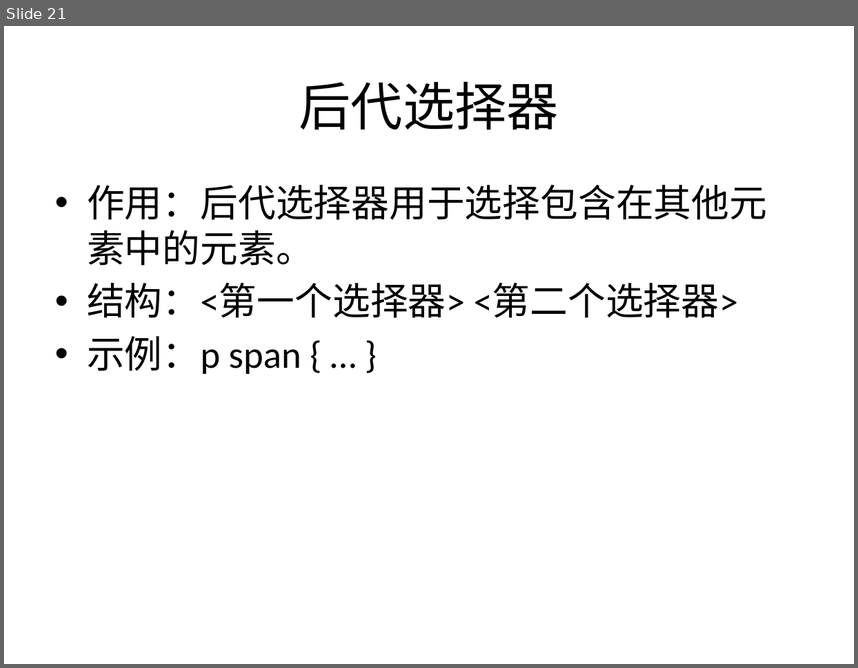
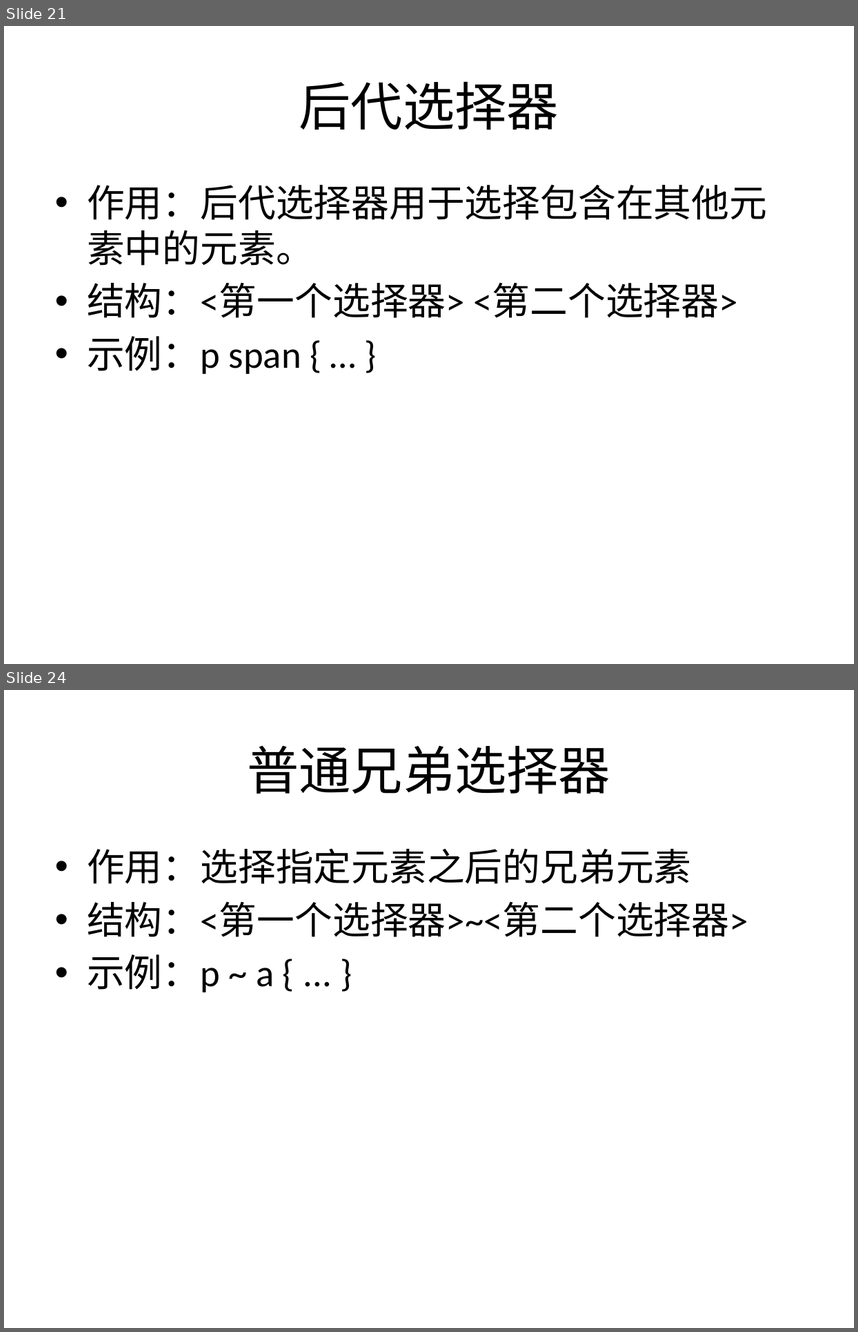
Before and after one commit to sans123wx/class, a slide deck: 网页设计与制作/课件/4/css选择器.pptx. Shown one above the other, each under a label of ours: slide 21 before the commit, slides 21 and 24 after it; the slides between them are not shown. The pictures are 858x668 and 858x1332 pixels, drawn with LibreOffice and Linux fonts; fonts in the diff are those of the drawing. Boxes give left, top, right and bottom in pixels: in the first picture for what was removed or moved away, otherwise in the second. Text is boxed around its words. In the diff, an @@ line names an element or a change of style, - is before the commit and + after.

```diff
--- a/网页设计与制作/课件/4/css选择器.pptx
+++ b/网页设计与制作/课件/4/css选择器.pptx
@@ slide 24 added at (4,690,854,1328), background #FFFFFF @@
@@ title added at (247,745,611,794), 44 pt, text #000000 @@
+普通兄弟选择器
@@ text added at (87,849,749,992), 32 pt, text #000000 @@
+• 作用：选择指定元素之后的兄弟元素
+• 结构：<第一个选择器>~<第二个选择器>
+• 示例：p ~ a { ... }
```
Also in this commit, not shown: 2 slides changed, 1 other slide added, 1 other file.
